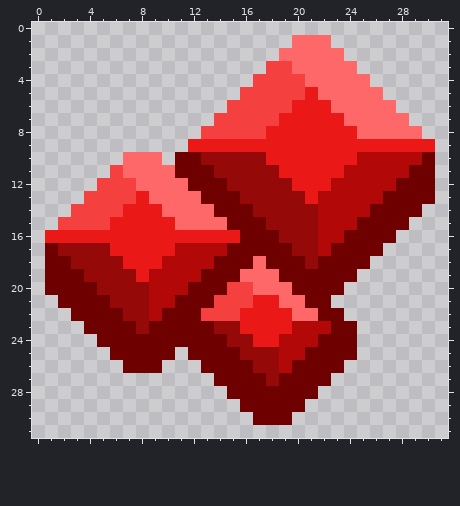
Pixel-art sprite: sprites/items/a6-resonating-crystal.png. Above: the version before the commit.
The file is 32x32 pixels.
After the commit:
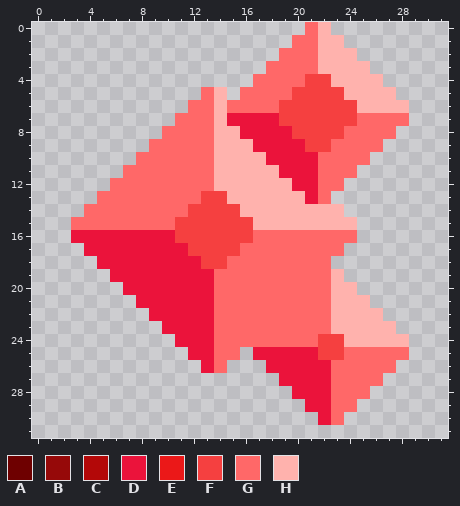
Palette (. is transparent): A #6e0000  B #960909  C #b30808  D #eb133b  E #eb1818  F #f54040  G #ff6868  H #ffb2ad
Difference:
Changed rows in their new state; - is an unchanged pixel.
first column x 1:
 0 --------------------GH--------
 1 ---------------------HH-------
 2 ---------------------HHH------
 3 -----------------GG--HHHH-----
 4 ----------------GGGGFFHHHH----
 5 ------------GH-GGGG-FFFHHHH---
 6 -----------GGHGGGG-FFFFFHHHH--
 7 ----------GGGHDDDDFFFFFF------
 8 ---------GGGGHHDDDDFFFFG---..-
 9 --------GGGGGHHHDDDDFFGGGG....
10 ------.--GGGGHHHHDDDDGGGG.....
11 -----.----GGGHHHHHDDDGGG......
12 ----.GG----GGHHHHHHDDGG.......
13 ---.GGGG----FFHHHHHHDG........
14 --.GGGGGG--FFFFHHHHHHHH......-
15 -.GGGGGGGGFFFFFFHHHHHHHH....--
16 ..DDDDDDDDFFFFFFGGGGGGGG...---
17 ...DDDDDDDDFFFFGGGGGGGG...----
18 ....DDDDDDDDFFGG-GGGGG...-----
19 .....DDDDDDDDGG---GGGGH.------
20 ......DDDDDDDGGG---GGGHH------
21 -......DDDDDDGGGGG--GGHHH-----
22 --......DDDDDGGGGGG--GHHHH----
23 ---......DDDDGGGGGGGGGHHHHH---
24 ----......DDDGGGGGGGGFFHHHHH--
25 -----.....-DDGG.DDDDDFFGGGGG--
26 ------...---DG...DDDDDGGGGG---
27 -------------.....DDDDGGGG----
28 --------------.....DDDGGG-----
29 ---------------.....DDGG------
30 ----------------...--DG-------
Boxes around the changes in both pictures, in picture pixels (x1, y1, x2, y2):
changed: (45, 22, 435, 425)
